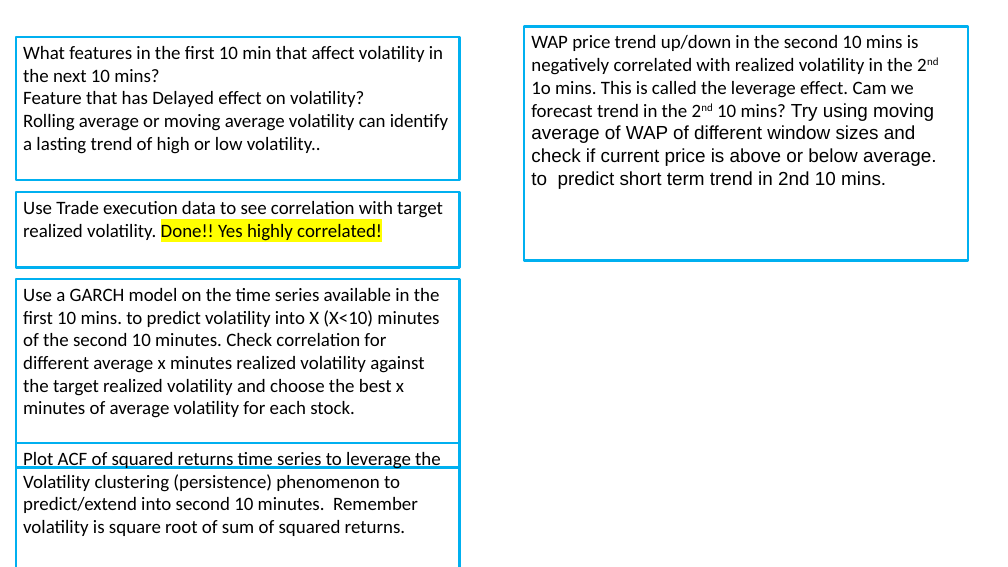
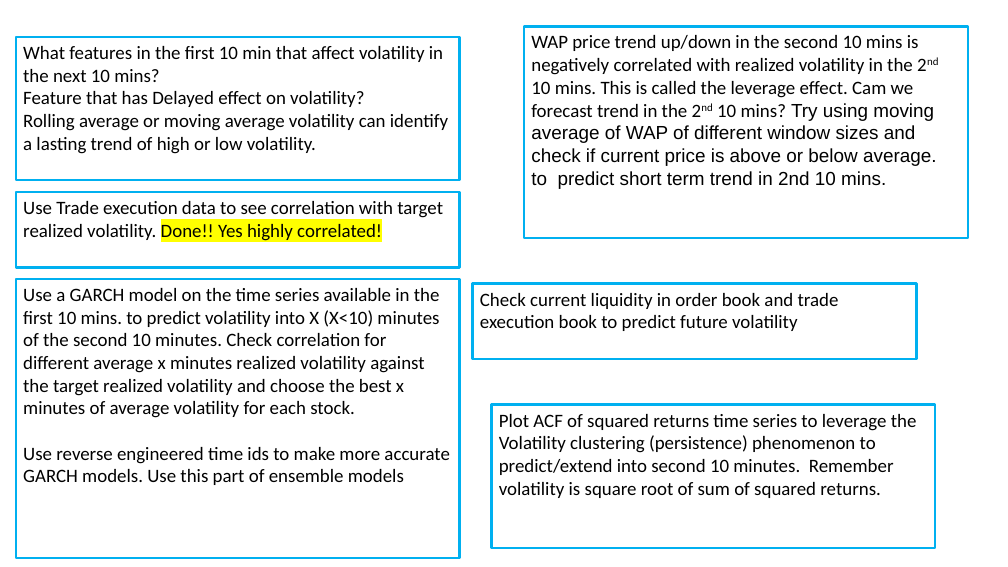
Before and after one commit to JosePeeterson/Optiver-Realized-Volatility-Prediction, a slide deck: slide 4 of docs/Project_help_n_ideas.pptx. Drawn at 1008x567 pixels with LibreOffice and Linux fonts; fonts in the diff are those of the drawing. Boxes give left, top, right and bottom in pixels: in the first picture for what was removed or moved away, otherwise in the second. Text is boxed around its words. In the diff, an @@ line names an element or a change of style, - is before the commit and + after.

Commit message:
collated all the features. need to check the features for correctness and then feature selection can be done.

```diff
--- a/docs/Project_help_n_ideas.pptx
+++ b/docs/Project_help_n_ideas.pptx
@@ rectangle "WAP price trend up/down in ...": place and size @@
-rectangle "WAP price trend up/down in ..." at (524, 26, 968, 261)
+rectangle "WAP price trend up/down in ..." at (524, 26, 968, 238)
@@ text in rectangle at (531, 35, 937, 189): text changed @@
-WAP price trend up/down in the second 10 mins is negatively correlated with realized volatility in the 2nd 1o mins. This is called the leverage effect. Cam we forecast trend in the 2nd 10 mins? Try using moving average of WAP of different window sizes and check if current price is above or below average. to predict short term trend in 2nd 10 mins.
+WAP price trend up/down in the second 10 mins is negatively correlated with realized volatility in the 2nd 10 mins. This is called the leverage effect. Cam we forecast trend in the 2nd 10 mins? Try using moving average of WAP of different window sizes and check if current price is above or below average. to predict short term trend in 2nd 10 mins.
@@ text in rectangle at (23, 114, 448, 154): text changed @@
-Rolling average or moving average volatility can identify a lasting trend of high or low volatility..
+Rolling average or moving average volatility can identify a lasting trend of high or low volatility.
@@ rectangle "Use a GARCH model on ...": place and size @@
-rectangle "Use a GARCH model on ..." at (16, 279, 460, 468)
+rectangle "Use a GARCH model on ..." at (16, 279, 460, 559)
@@ rectangle added at (473, 284, 917, 359), outline #00B0F0 2.25 pt, 18 pt, text #000000 @@
+Check current liquidity in order book and trade execution book to predict future volatility
@@ rectangle "Plot ACF of squared returns ...": place and size @@
-rectangle "Plot ACF of squared returns ..." at (16, 443, 460, 567)
+rectangle "Plot ACF of squared returns ..." at (492, 405, 935, 548)
@@ text in rectangle at (23, 447, 450, 485): paragraph added @@
+Use reverse engineered time ids to make more accurate GARCH models. Use this part of ensemble models
```
Also in this commit, not shown: 9 other files.
